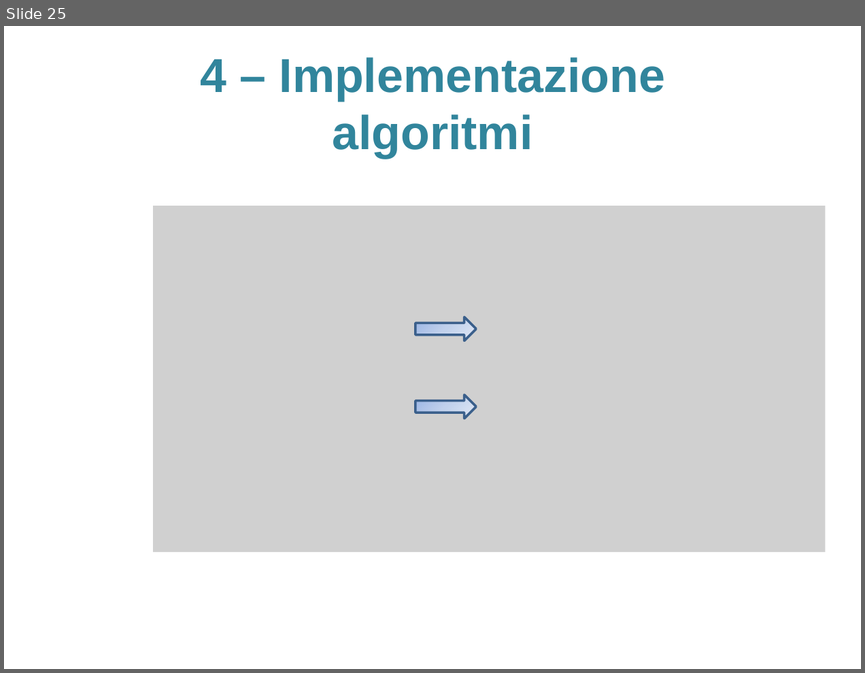
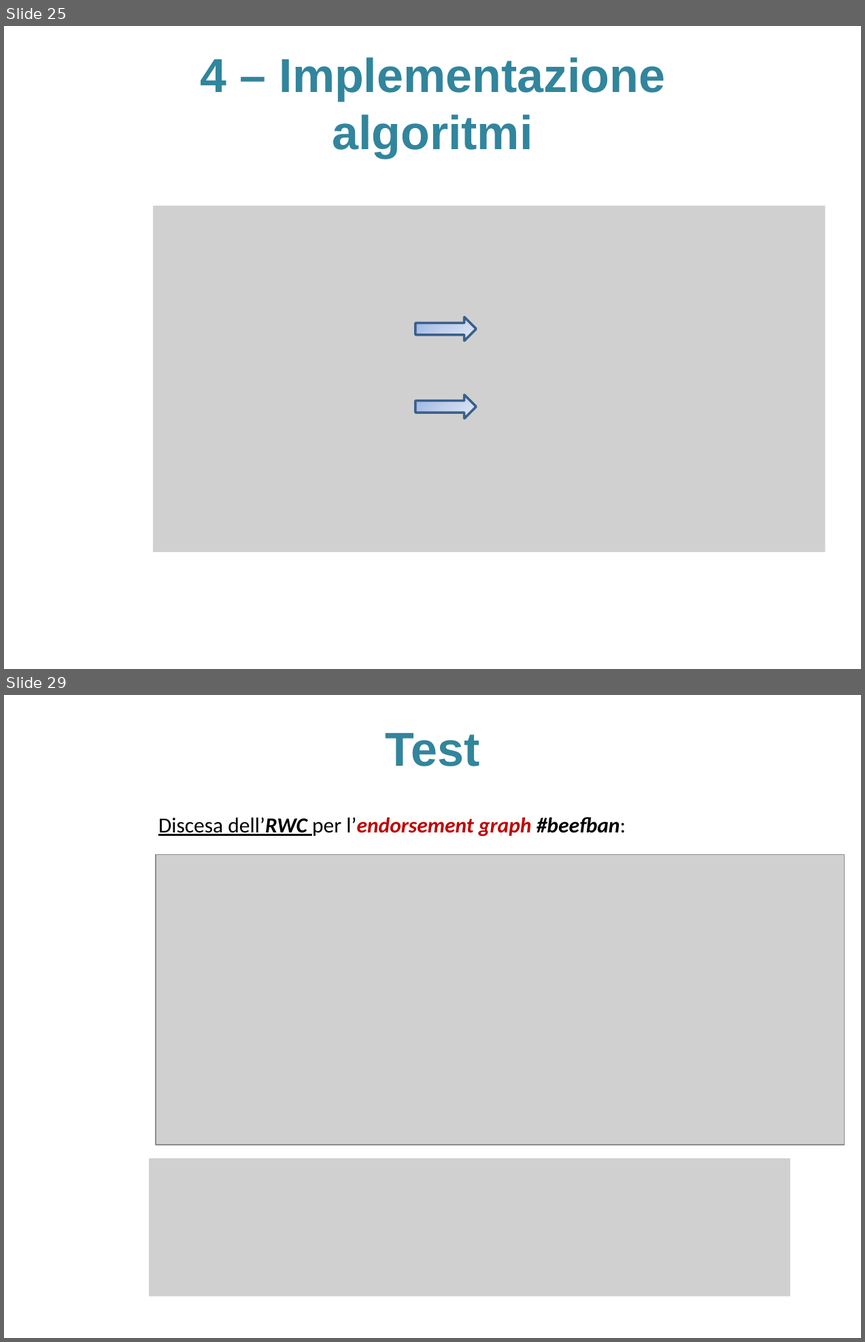
Before and after one commit to sidious1991/TesiLatex, a slide deck: PRESENTAZIONE_TESI/presentazione_agostini_stefano.pptx. Shown one above the other, each under a label of ours: slide 25 before the commit, slides 25 and 29 after it; the slides between them are not shown. The pictures are 865x673 and 865x1342 pixels, drawn with LibreOffice and Linux fonts; fonts in the diff are those of the drawing; grey boxes stand for pictures; background and template pictures are left out. Boxes give left, top, right and bottom in pixels: in the first picture for what was removed or moved away, otherwise in the second. Text is boxed around its words. In the diff, an @@ line names an element or a change of style, - is before the commit and + after.

```diff
--- a/PRESENTAZIONE_TESI/presentazione_agostini_stefano.pptx
+++ b/PRESENTAZIONE_TESI/presentazione_agostini_stefano.pptx
@@ slide 29 added at [4,695,861,1338], background picture (left out) @@
@@ title added at [385,733,480,766], 40 pt, text #31859C, bold @@
+Test
@@ text added at [158,817,626,836], 18 pt, text #000000, bold, italic @@
+Discesa dell’RWC per l’endorsement graph #beefban:
@@ picture added at [156,854,844,1145] @@
@@ picture added at [149,1157,789,1295] @@
```
Also in this commit, not shown: 1 slide changed, 7 other slides added, 4 other files.
